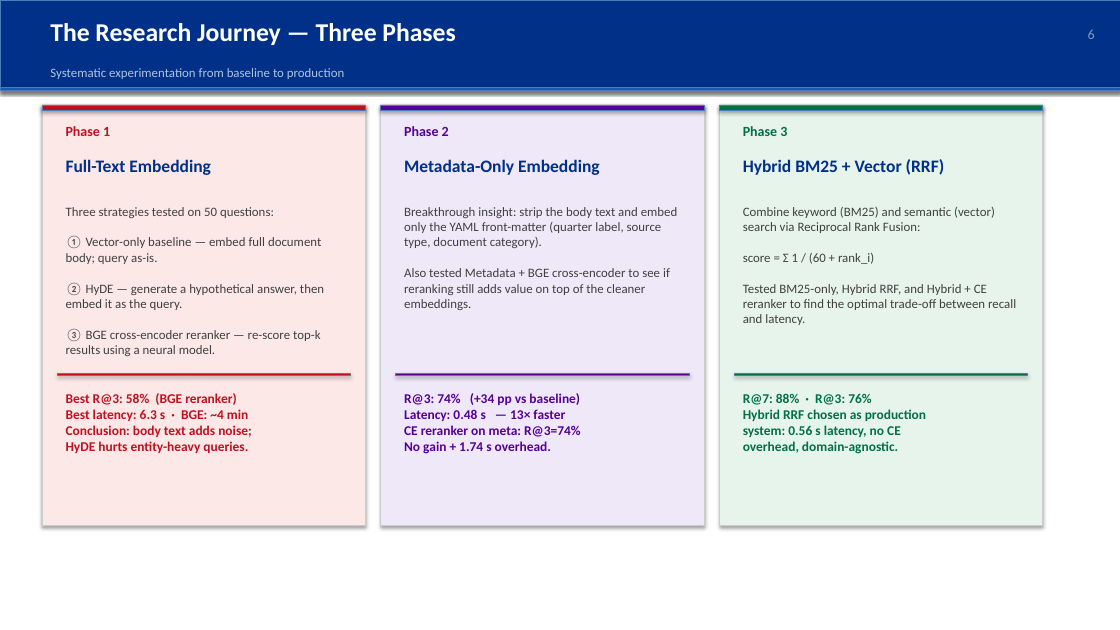
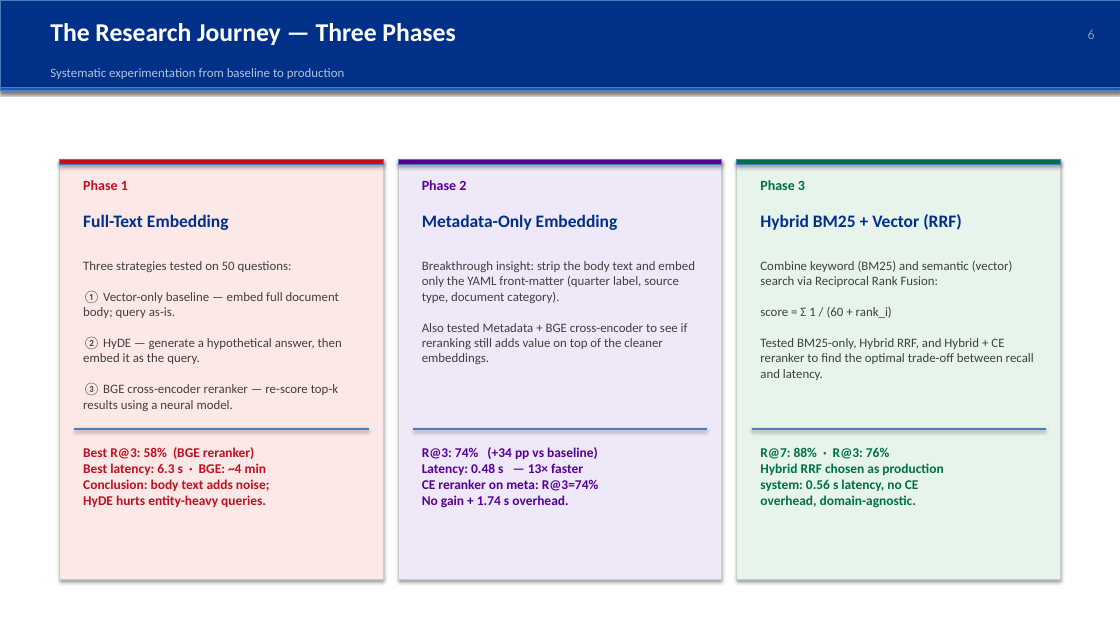
Before and after one commit to nandypi/Group-6-DS-and-AI-Lab-Project, a slide deck: slide 6 of Slides/DSAI_Team_6_Final_Presentation.pptx. Drawn at 1120x630 pixels with LibreOffice and Linux fonts; fonts in the diff are those of the drawing. Boxes give left, top, right and bottom in pixels: in the first picture for what was removed or moved away, otherwise in the second. Text is boxed around its words. In the diff, an @@ line names an element or a change of style, - is before the commit and + after.

Commit message:
Add final presentation (18-slide McKinsey-clean deck)

```diff
--- a/Slides/DSAI_Team_6_Final_Presentation.pptx
+++ b/Slides/DSAI_Team_6_Final_Presentation.pptx
@@ text "Phase 1" moved from (x1=66, y1=126, x2=110, y2=136) to (x1=83, y1=180, x2=128, y2=190) @@
@@ text "Phase 2" moved from (x1=404, y1=126, x2=449, y2=136) to (x1=422, y1=180, x2=466, y2=190) @@
@@ text "Phase 3" moved from (x1=743, y1=126, x2=787, y2=136) to (x1=760, y1=180, x2=805, y2=190) @@
@@ text "Full-Text Embedding" moved from (x1=66, y1=159, x2=211, y2=175) to (x1=83, y1=214, x2=229, y2=230) @@
@@ text "Metadata-Only Embedding" moved from (x1=404, y1=159, x2=600, y2=175) to (x1=422, y1=214, x2=618, y2=230) @@
@@ text "Hybrid BM25 + Vector (RRF)" moved from (x1=743, y1=159, x2=945, y2=175) to (x1=760, y1=214, x2=962, y2=230) @@
@@ text "Three strategies tested on 50 ..." moved from (x1=66, y1=207, x2=324, y2=356) to (x1=83, y1=261, x2=342, y2=411) @@
@@ text "Breakthrough insight: strip the body ..." moved from (x1=404, y1=207, x2=678, y2=310) to (x1=422, y1=261, x2=695, y2=364) @@
@@ text "Combine keyword (BM25) and semantic ..." moved from (x1=743, y1=207, x2=1016, y2=325) to (x1=760, y1=261, x2=1034, y2=380) @@
@@ text "Best R@3: 58% (BGE reranker)" moved from (x1=66, y1=393, x2=252, y2=453) to (x1=83, y1=447, x2=270, y2=507) @@
@@ text "R@3: 74% (+34 pp vs ..." moved from (x1=404, y1=393, x2=581, y2=454) to (x1=422, y1=447, x2=599, y2=508) @@
@@ 3 rectangles moved together from (x1=381, y1=105, x2=704, y2=525) to (x1=398, y1=160, x2=722, y2=580) @@
@@ text "R@7: 88% · R@3: 76%" moved from (x1=743, y1=393, x2=926, y2=454) to (x1=760, y1=447, x2=943, y2=508) @@
@@ 6 rectangles moved together from (x1=42, y1=105, x2=1043, y2=525) to (x1=60, y1=160, x2=1060, y2=580) @@
```
Also in this commit, not shown: 9 other slides changed.
